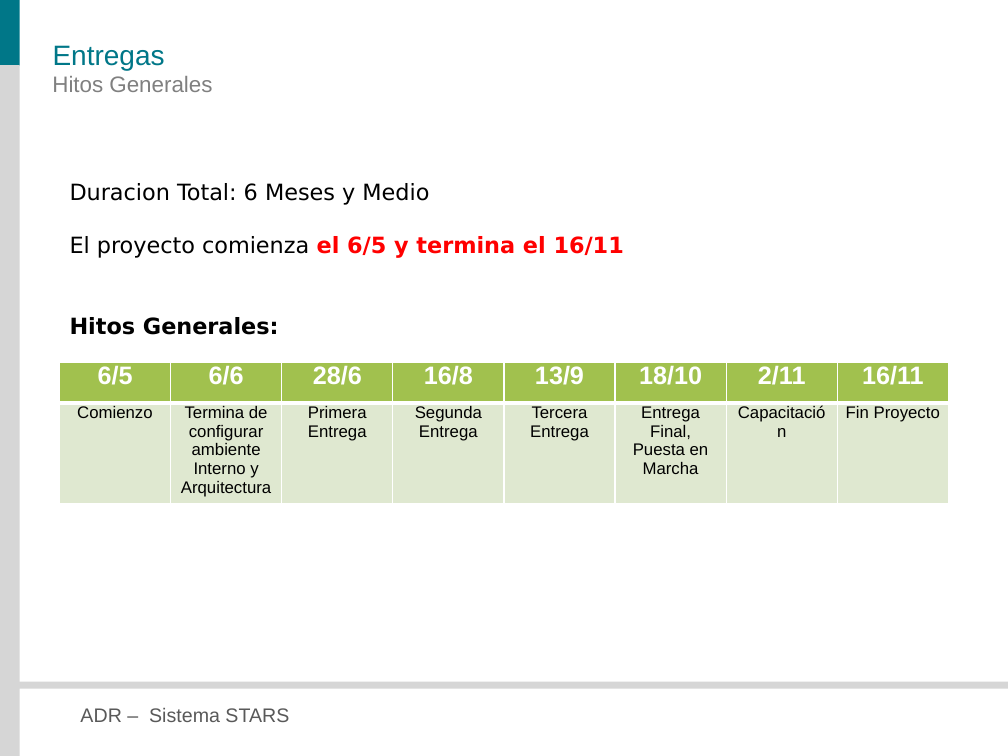
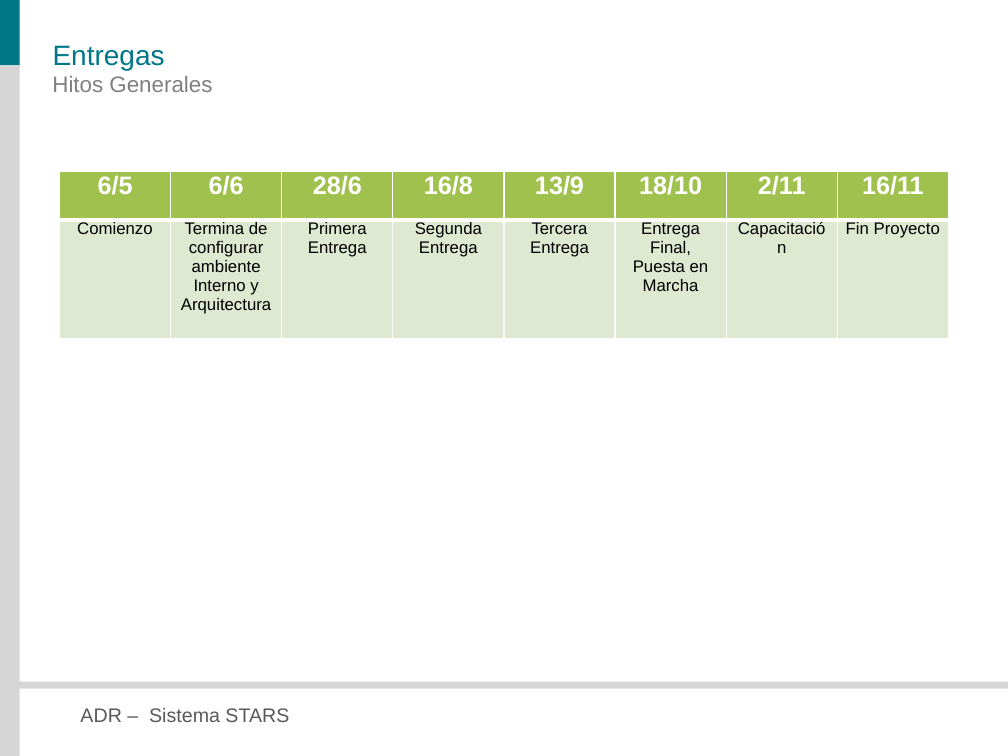
Before and after one commit to veritoreinoso/adr-2010, a slide deck: slide 33 of Presentacion.pptx (slide 31 before the commit). Drawn at 1008x756 pixels with LibreOffice and Linux fonts; fonts in the diff are those of the drawing. Boxes give left, top, right and bottom in pixels: in the first picture for what was removed or moved away, otherwise in the second. Text is boxed around its words. In the diff, an @@ line names an element or a change of style, - is before the commit and + after.

```diff
--- a/Presentacion.pptx
+++ b/Presentacion.pptx
@@ table: place and size @@
-table at box(59, 362, 947, 504)
+table at box(59, 171, 947, 338)
@@ text removed at box(70, 183, 624, 335) @@
-Duracion Total: 6 Meses y Medio
-El proyecto comienza el 6/5 y termina el 16/11
-Hitos Generales:
```
Also in this commit, not shown: 11 other slides changed, 2 slides added.
